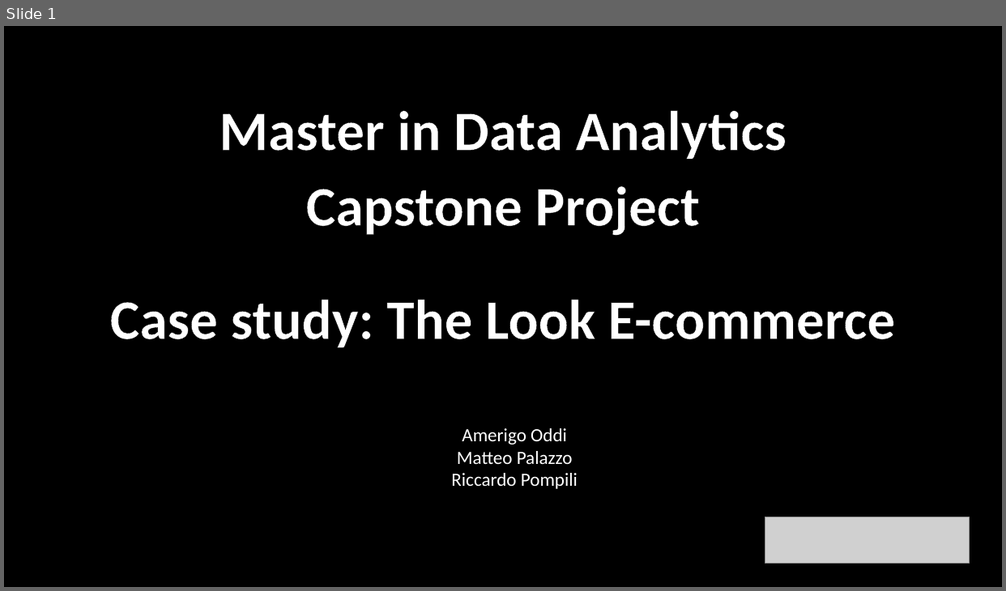
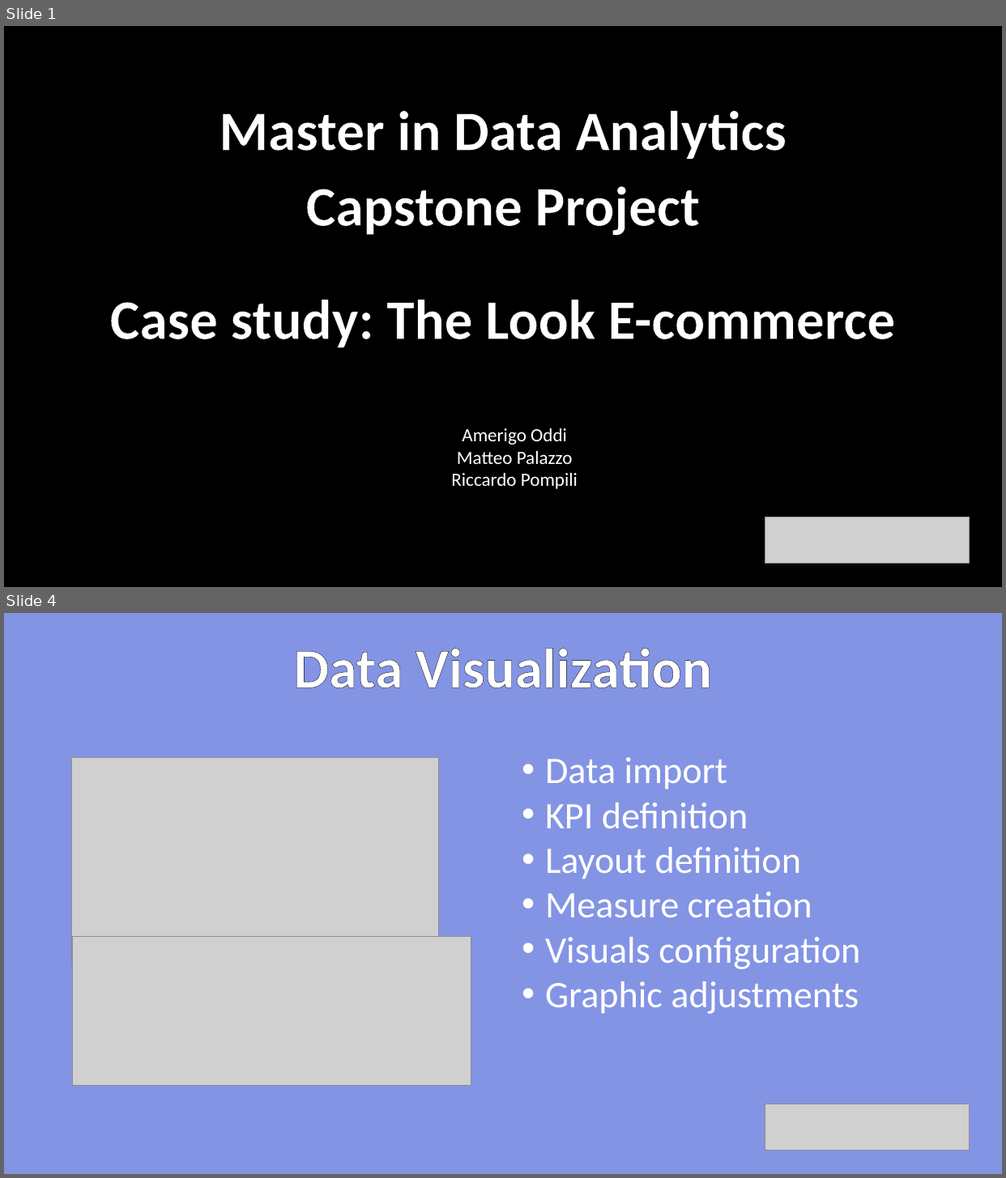
Before and after one commit to AmerigoOddi/progetto_boolean, a slide deck: presentazione.pptx. Shown one above the other, each under a label of ours: slide 1 before the commit, slides 1 and 4 after it; the slides between them are not shown. The pictures are 1006x591 and 1006x1178 pixels, drawn with LibreOffice and Linux fonts; fonts in the diff are those of the drawing; grey boxes stand for pictures; background and template pictures are left out. Boxes give left, top, right and bottom in pixels: in the first picture for what was removed or moved away, otherwise in the second. Text is boxed around its words. In the diff, an @@ line names an element or a change of style, - is before the commit and + after.

```diff
--- a/presentazione.pptx
+++ b/presentazione.pptx
@@ slide 4 added at (4,613,1002,1174), background picture (left out) @@
@@ text added at (294,648,712,688), 54 pt, text #FFFFFF, bold @@
+Data Visualization
@@ picture added at (72,757,439,964) @@
@@ text added at (545,757,860,1014), 36 pt, text #FFFFFF @@
+• Data import
+• KPI definition
+• Layout definition
+• Measure creation
+• Visuals configuration
+• Graphic adjustments
@@ picture added at (72,936,471,1086) @@
@@ picture added at (765,1105,969,1151) @@
```
Also in this commit, not shown: 3 other slides added, 4 slides removed.
